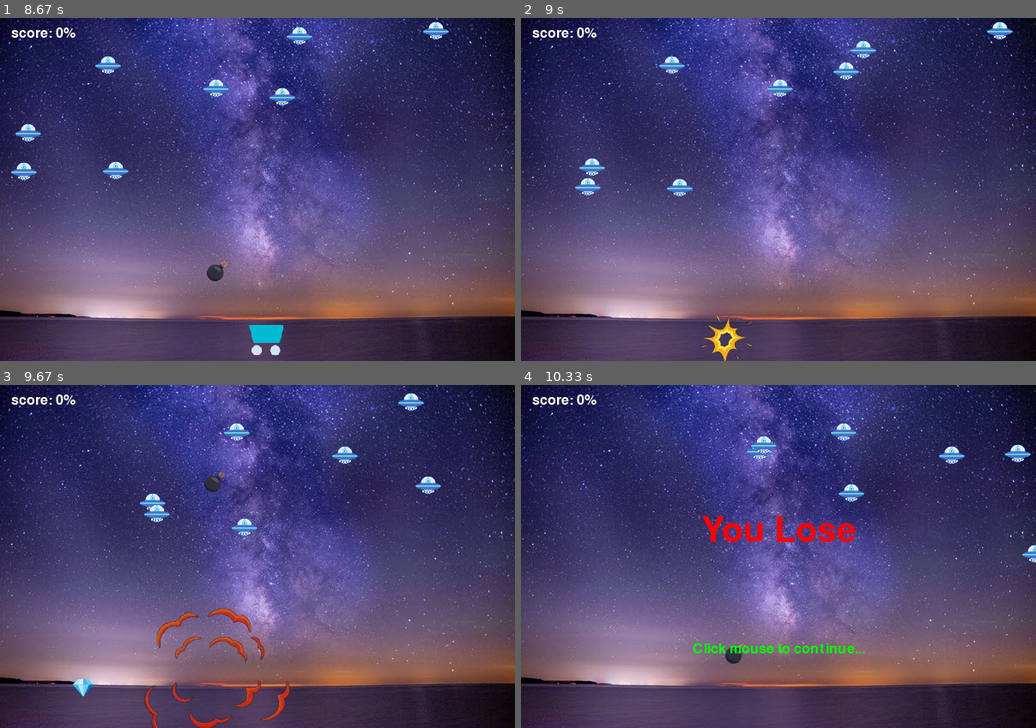
Above: before the commit, frames 1-4 (two rows, left to right).
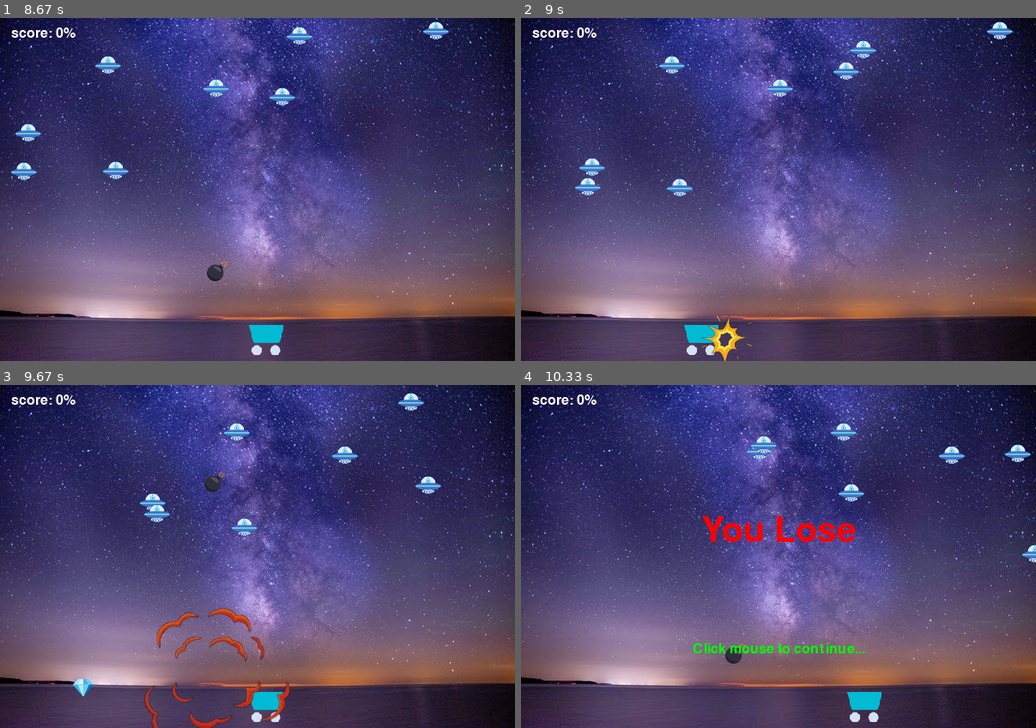
Above: after the commit, the same moments.

Repository: Naruepanat168/MyPygame
Game: pygame game, started from Alien.py
The game is run twice, just before and just after one commit, with the same random seed, the same clock (stepped at 60 frames per second) and the same inputs.
Inputs (mouse positions are in pixels of both pictures, inside the frame that each line leads up to):
- Up to frame 1 (8.67 s): click (350, 306) at 0.38 s; hold Left 0.67-1.2 s; move the mouse to (247, 230) at 0.7 s; hold Left 1.23-1.63 s; hold Right 1.67-2.3 s; hold Left 2.33-2.8 s; hold Right 2.83-3.3 s; hold Right 3.33-3.8 s; hold Left 3.83-4.37 s; hold Left 4.4-4.8 s; hold Right 4.83-5.47 s; hold Left 5.5-5.97 s; hold Right 6-6.47 s; hold Right 6.5-6.97 s; hold Left 7-7.53 s; hold Left 7.57-7.97 s; hold Right 8-8.63 s
- Up to frame 2 (9 s): hold Left from 8.67 s (still down)
- Up to frame 3 (9.67 s): release Left at 9.13 s; hold Right 9.17-9.63 s
- Up to frame 4 (10.33 s): hold Right 9.67-10.13 s; hold Left from 10.17 s (still down)

Frame 1 is identical in both runs. In frame 2, 0.4% of the frame differs, in the area x 31-39%, y 89-99%; in frame 3, 0.4%; in frame 4, 0.4%, in the area x 63-70%, y 89-99%.

Commit message:
Update Alien.py

Diff:
--- a/Alien.py
+++ b/Alien.py
@@ -348,11 +348,3 @@
 
 
     #ถ้าได้แต้มครบ 100
-    if total_score >= 100:
-        game_over = True
-        win = True
-
-    #ถ้าจบเกมให้ทำลายรถเข็น เพื่อป้องกันการชนซ้ำ
-    if game_over:
-        for c in group_cart:
-            c.kill()
